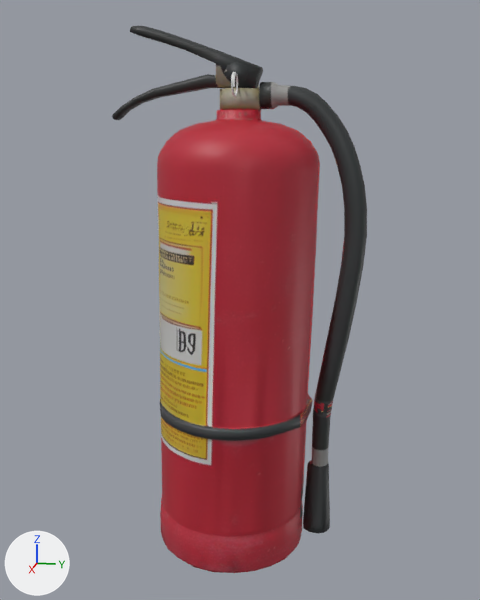
A saved change to the FBX model Assets/_Project/Models/Props/SafetyDevices/FireExtinguisher.fbx.
Both versions are drawn from a 50 mm lens placed at (3.947, 15.176, 1.248), pointed at (3.002, 14.987, 1.011). The axes (+X, +Y, +Z) are drawn at lower left. The lights are the same throughout. The first picture is the older version. Where no turn or scale is listed for an object, it has been applied to the vertices. Vertices at exactly the same position are counted once.

Names of what the first picture shows: 'Exitinguisher_Nozzle', 'Fire_Extinguisher' and 1 more.
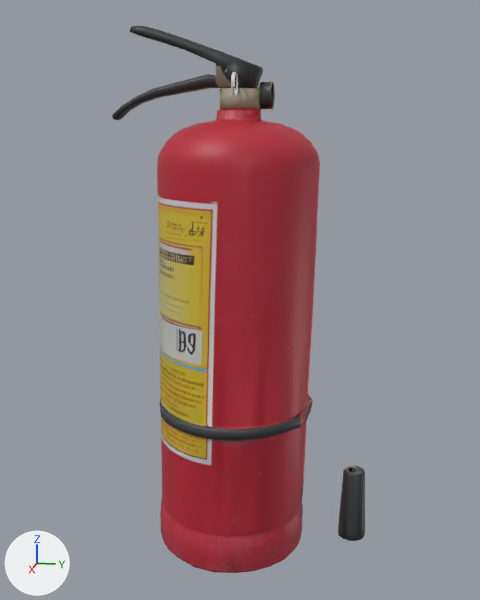
ob_fireextinguisher_root is not drawn itself; it is the parent of ob_exitinguisher_nozzle.

Where the newer file only moved an object's origin or applied its transform, the numbers keep the older frame.

The change in detail:
me_tripo_mesh_ec11e484_001 is used by ob_exitinguisher_nozzle; parent ob_fireextinguisher_root; location (1.806, 4.295, -13.96).
me_tripo_mesh_ec11e484_001 had 415 vertices, 796 faces and spanned x -2.0..2.0, y -4.3..63.0, z -6.1..7.4.
me_tripo_mesh_ec11e484_001 now has 96 vertices, 189 faces and spans x -203.0..199.3, y -240.2..176.9, z -685.5..432.0.
me_tripo_mesh_ec11e484_001 part 1: the loose piece of 96 vertices spanning x -2.0..2.0, y -4.3..6.9, z -2.4..1.8 is turned -90 degrees about the x axis through the mesh origin and scaled by 100.
me_tripo_mesh_ec11e484_001 part 2: the loose piece of 318 vertices spanning x -1.7..1.7, y 6.7..63.0, z -6.1..7.4 is deleted.
Other edits to the shape of me_tripo_mesh_ec11e484_001 do not show in these pictures.
Object 'Exitinguisher_Nozzle' (ob_exitinguisher_nozzle) moves from (1.806, 4.295, -13.96) to (97.4, -1946.0, -315.6).
Object 'FireExtinguisher_Root' (ob_fireextinguisher_root) turns from (90, 0, 0) to (-180, 0, 0) degrees about x, y and z.
Object 'FireExtinguisher_Root' (ob_fireextinguisher_root) is rescaled from (0.01, 0.01, 0.01) to (0.0001, 0.0001, 0.0001).

Changed parts and their boxes (x1, y1, x2, y2) in the pictures (480 x 600 px; the box of a moved part takes in the faces that stretch with it):
'Exitinguisher_Nozzle', reshaped, moved, turned, rescaled
    before: (271, 82, 367, 533)
    after: (338, 466, 365, 541)
part 1 of me_tripo_mesh_ec11e484_001, moved or reshaped
    before: (303, 460, 330, 533)
    after: (338, 466, 365, 541)
part 2 of me_tripo_mesh_ec11e484_001, deleted
    before: (271, 82, 367, 467)
